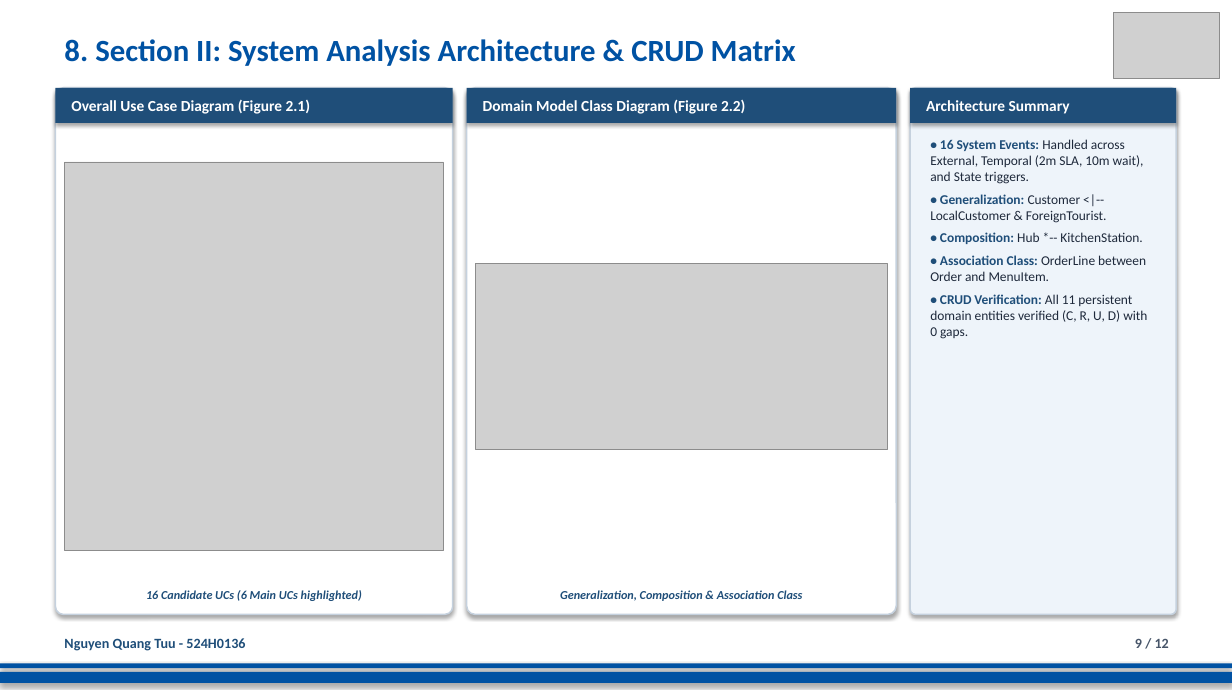
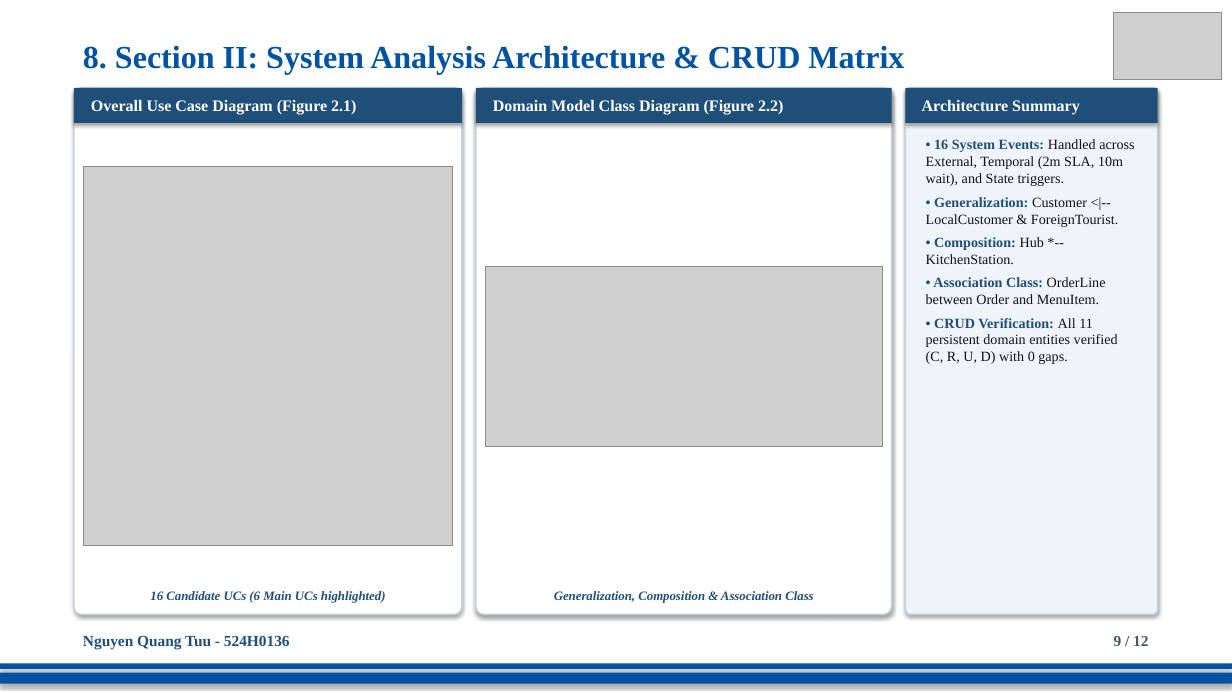
Before and after one commit to DoQuocTrung06/SaigonBite-RAD-TeamF10, a slide deck: slide 9 of Part_2/TeamF10_Presentation_for_SaigonBite.pptx. Drawn at 1232x693 pixels with LibreOffice and Linux fonts; fonts in the diff are those of the drawing; grey boxes stand for pictures. Boxes give left, top, right and bottom in pixels: in the first picture for what was removed or moved away, otherwise in the second. Text is boxed around its words. In the diff, an @@ line names an element or a change of style, - is before the commit and + after.

Commit message:
UC3 & UC14: style Part 2 slide deck with exact Times New Roman typography and Part 1 branding (524H0031)

```diff
--- a/Part_2/TeamF10_Presentation_for_SaigonBite.pptx
+++ b/Part_2/TeamF10_Presentation_for_SaigonBite.pptx
@@ text "8. Section II: System Analysis ...": place and size @@
-text "8. Section II: System Analysis ..." at [64,39,796,66]
+text "8. Section II: System Analysis ..." at [83,45,904,75]
@@ text "8. Section II: System Analysis ..." at [83,45,904,75]: size 24 to 25 pt, font Calibri to Times New Roman @@
@@ rectangle "Overall Use Case Diagram (Figure ...": place and size @@
-rectangle "Overall Use Case Diagram (Figure ..." at [55,88,453,123]
+rectangle "Overall Use Case Diagram (Figure ..." at [74,88,462,123]
@@ rounded rectangle: place and size @@
-rounded rectangle at [55,88,453,615]
+rounded rectangle at [74,88,462,615]
@@ rectangle "Domain Model Class Diagram (Figure ...": place and size @@
-rectangle "Domain Model Class Diagram (Figure ..." at [467,88,897,123]
+rectangle "Domain Model Class Diagram (Figure ..." at [476,88,892,123]
@@ rounded rectangle: place and size @@
-rounded rectangle at [467,88,897,615]
+rounded rectangle at [476,88,892,615]
@@ size 12 to 12.5 pt, font Calibri to Times New Roman in 3 elements at [476,88,892,123], [74,88,462,123], [906,88,1158,123] @@
@@ rectangle "Architecture Summary": place and size @@
-rectangle "Architecture Summary" at [910,88,1177,123]
+rectangle "Architecture Summary" at [906,88,1158,123]
@@ rounded rectangle: place and size @@
-rounded rectangle at [910,88,1177,615]
+rounded rectangle at [906,88,1158,615]
@@ text "• 16 System Events: Handled ..." at [926,139,1134,364]: size 10.5 to 11 pt, font Calibri to Times New Roman; text colour #1E293B to #0F1115 in "Handled across External, Temporal (2m SLA, 10m ...", "Customer <|-- LocalCustomer & ForeignTourist.", "Hub *-- KitchenStation.", "OrderLine between Order and MenuItem." and 1 more places @@
@@ picture: place and size @@
-picture at [65,162,444,550]
+picture at [83,166,453,545]
@@ picture: place and size @@
-picture at [476,263,887,450]
+picture at [485,266,883,446]
@@ text "16 Candidate UCs (6 Main ..." at [150,591,386,603]: size 9.5 to 10 pt, font Calibri to Times New Roman @@
@@ text "Generalization, Composition & Association Class" at [554,591,813,603]: size 9.5 to 10 pt, font Calibri to Times New Roman @@
@@ text "Nguyen Quang Tuu - 524H0136": place and size @@
-text "Nguyen Quang Tuu - 524H0136" at [64,638,245,651]
+text "Nguyen Quang Tuu - 524H0136" at [83,635,290,650]
@@ text "Nguyen Quang Tuu - 524H0136" at [83,635,290,650]: size 11 to 12 pt, font Calibri to Times New Roman @@
@@ text "9 / 12" at [1114,636,1148,646]: size 11 to 12 pt, font Calibri to Times New Roman @@
@@ text "9 / 12": place and size @@
-text "9 / 12" at [1135,639,1169,648]
+text "9 / 12" at [1114,636,1148,646]
```
Also in this commit, not shown: 11 other slides changed.
